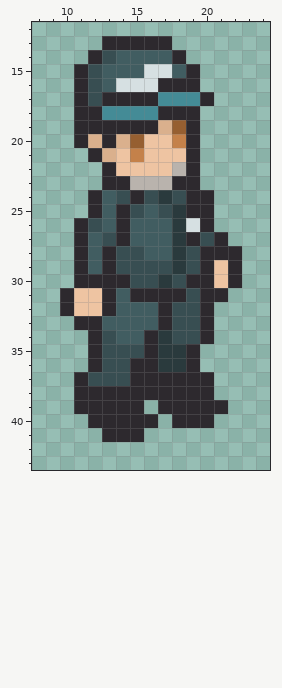
File history of a pixel-art sprite, trunk/images/supervisor/se.png. This is how it looked before the edit.
The file is 32x49 pixels. Shown: x 8..24, y 12..43.
After the commit:
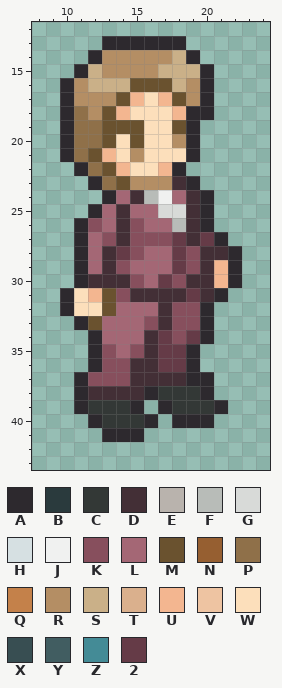
Palette (. is transparent): A #2d292e  B #2a3a3d  C #333836  D #432f36  E #b9b3ad  F #b8bcb8  G #d8dad8  H #d6e0e2  J #f0f1f0  K #874f5d  L #a46775  M #6a522f  N #965f31  P #8f7049  Q #c4814a  R #b48e64  S #cab088  T #dab08d  U #f3b690  V #eec4a2  W #fcdfbb  X #384e52  Y #415d61  Z #448b96  2 #653b47
From old to new:
Changed rows in their new state; - is an unchanged pixel.
first column x 10:
13 --------A---
14 ---RRRRRSA--
15 --SRRRRSSSA-
16 ARSSSMMMSRA-
17 ARRRMUWUMR--
18 APRMUWWWU-A-
19 APPMMMWWM---
20 APPMWMWWR---
21 APMUWRWWW---
22 -APMUWWUA.--
23 --APMRRRD---
24 --.ALDFJLD--
25 ---LDLLGGD--
26 --KLDKLLFD--
27 --LKDKKK2D2-
28 --LD2KLL2KDD
29 --LDKLLL2KDU
30 --DDDKL2KDDU
31 -WUMKDDDD2D-
32 -WWMLLLDKK--
33 --MLLLKDKK--
34 ---LLLD2K2--
35 ---KLKD22---
36 ---KKDD22---
37 --KKKDDDD---
38 --DDDD-CCC--
39 --CCC---CCC-
40 ---CCC------
Where, in picture pixels (left, top, right, bottom), the same in both pictures:
changed: (60, 36, 228, 428)
